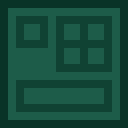
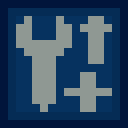
Revision of a layered 128 x 128 image; what changed, layer by layer:
added layer "Front" above "Top" over [16, 16, 112, 112]
hid "Top", moved it above "Base", painted on it over [0, 0, 128, 128]
added layer "Base" above "Bottom" over [0, 0, 128, 128]
showed "Bottom", painted on it over [0, 0, 128, 128]
